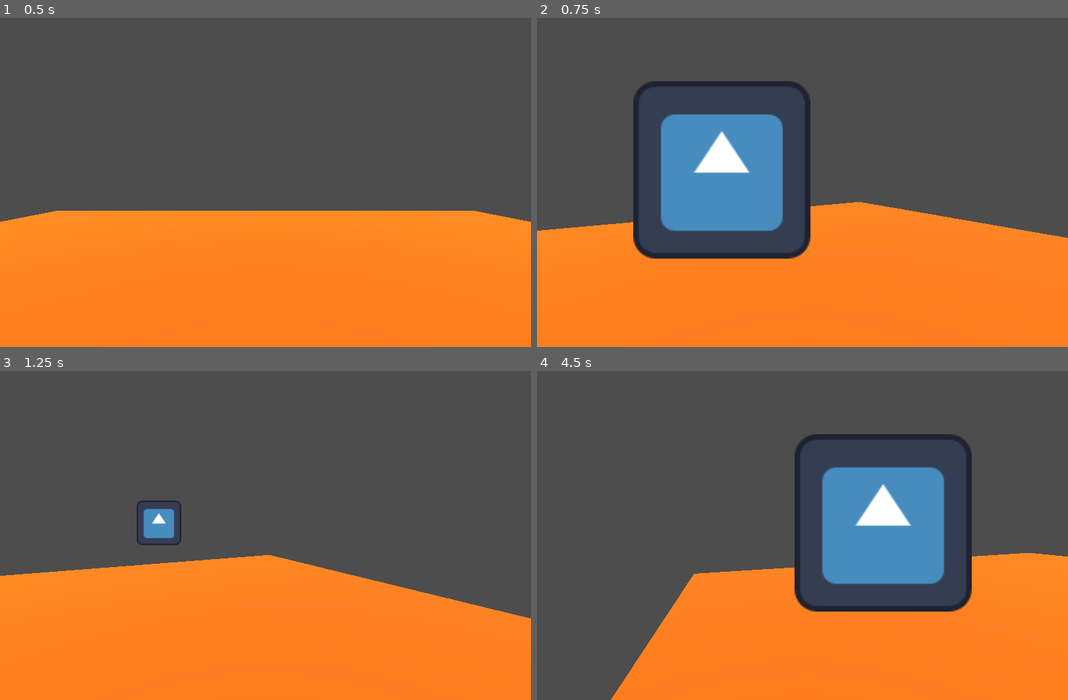
Above: before the commit, frames 1-4 (two rows, left to right).
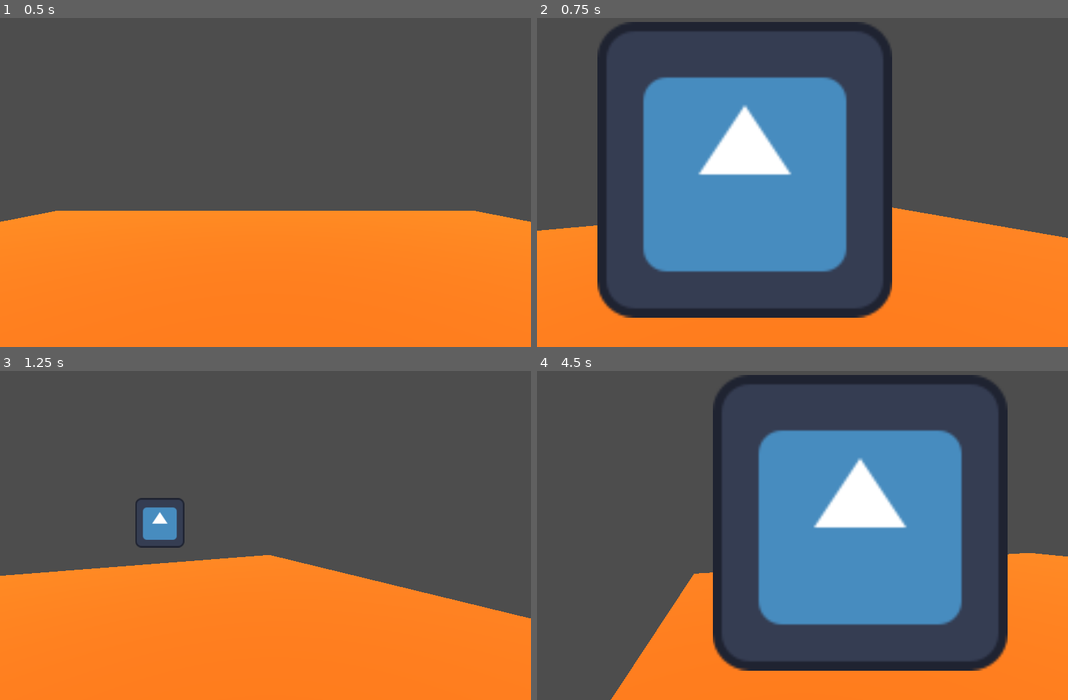
Above: after the commit, the same moments.

Repository: eddysanoli/gmtk-submission-2026
Game: Godot game, scene res://scenes/stage.tscn
Same seed, same stepped clock (60 frames per second), same inputs: the game is played once before the commit and once after it. The engine's default icon, where the game draws it, is replaced by a stand-in: a white triangle on a blue panel in a dark square.
Inputs (mouse positions are in pixels of both pictures, inside the frame that each line leads up to):
- Up to frame 1 (0.5 s): no input
- Up to frame 2 (0.75 s): tap Enter at 0.5 s; move the mouse to (919, 152) at 0.52 s; hold D (move_right) from 0.53 s (still down); click (919, 152) at 0.6 s
- Up to frame 3 (1.25 s): keep holding D (move_right)
- Up to frame 4 (4.5 s): move the mouse to (696, 542) at 1.27 s; release D (move_right) at 1.28 s; hold S (move_backwards) 1.28-2.03 s; click (696, 542) at 1.35 s; move the mouse to (855, 443) at 2.02 s; hold D (move_right) 2.03-2.78 s; click (855, 443) at 2.1 s; move the mouse to (775, 594) at 2.77 s; hold W (move_forward) 2.78-3.53 s; click (775, 594) at 2.85 s; move the mouse to (961, 574) at 3.52 s; hold A (move_left) from 3.53 s (still down); click (961, 574) at 3.6 s; move the mouse to (643, 469) at 4.27 s; click (643, 469) at 4.35 s

Frame 1 is identical in both runs. In frame 2, 31% of the frame differs, in the area x 11-67%, y 1-92%; in frame 3, 0.5%; in frame 4, 31%, in the area x 33-89%, y 1-92%.

Commit message:
Charging behaviour for the toaster gun
Implemented the "charging" of the toaster gun that permits to increase the bread damage by further toasting it by holding the mouse button for longer

Diff:
--- a/scenes/bread.gd
+++ b/scenes/bread.gd
@@ -1,13 +1,23 @@
 extends Area3D
 
+# ─────────────────────────────────────────────
+var power_tier = 1
 var bread_speed = 10
 var bread_damage = 10
+# ─────────────────────────────────────────────
+
+func _ready():
+	bread_damage = 10*power_tier
+	print("power_tier =", power_tier)
+	print("bread_damage =", bread_damage)
+
 
 func deal_damage():
 	var enemy = get_overlapping_bodies()
 	if enemy.is_in_group("Enemies"):
 		enemy.take_damage(bread_damage)
 
+# ─────────────────────────────────────────────
 func _process(delta):
 	translate(Vector3.FORWARD * bread_speed * delta)
 
--- a/scenes/player.gd
+++ b/scenes/player.gd
@@ -1,15 +1,19 @@
 extends CharacterBody3D
 
+# ─────────────────────────────────────────────
 @onready var spawn_location = $Position3D
 @onready var cooldown_timer = $Cooldown
 @onready var bread = preload("res://scenes/bread.tscn")
-
+# ─────────────────────────────────────────────
 const SPEED = 5.0
 
 var charging = false
+var charge_start_time : float
+var charge_tier = 0
 var can_shoot = true
 var dead = false
 
+# ─────────────────────────────────────────────
 func _ready():
 	pass
 
@@ -19,11 +23,18 @@
 	if event is InputEventMouseMotion:
 		rotation_degrees.y -= event.relative.x * 0.5
 
+# ─────────────────────────────────────────────
 func _process(_delta):
 	if dead:
 		return
 	if Input.is_action_just_pressed("shoot"):
-		shoot()
+		if !can_shoot:
+			return
+		charging = true
+		charge_start_time = Time.get_ticks_msec()
+	if Input.is_action_just_released("shoot") and charging == true:
+		charging = false
+		shoot(charge_start_time, Time.get_ticks_msec())
 	if Input.is_action_just_pressed("Pause"):
 		pause()
 
@@ -40,22 +51,32 @@
 		velocity.z = move_toward(velocity.z, 0, SPEED)
 	move_and_slide()
 
-func shoot():
-	if !can_shoot:
-		return
+# ─────────────────────────────────────────────
+func shoot(charge_start: float, charge_end: float):
+	calculate_power(charge_end-charge_start)
 	var new_bread = bread.instantiate()
+	new_bread.power_tier = charge_tier
 	get_node("../Enviorment").add_child(new_bread)
 	new_bread.global_transform = spawn_location.global_transform
 	can_shoot = false
 	cooldown_timer.start()
 
+func calculate_power(charging_time):
+	if charging_time < 500:
+		charge_tier = 1
+	if charging_time > 500 and charging_time < 1500:
+		charge_tier = 2
+	if charging_time > 1500:
+		charge_tier = 3
+
+func _on_cooldown_timeout():
+	can_shoot = true
+
+# ─────────────────────────────────────────────
 func pause():
 	get_tree().paused = true
 	$CanvasLayer/PauseScreen.show()
 
-func _on_cooldown_timeout():
-	can_shoot = true
-
 func _on_return_button_up():
 	$CanvasLayer/PauseScreen.hide()
 	get_tree().paused = false
